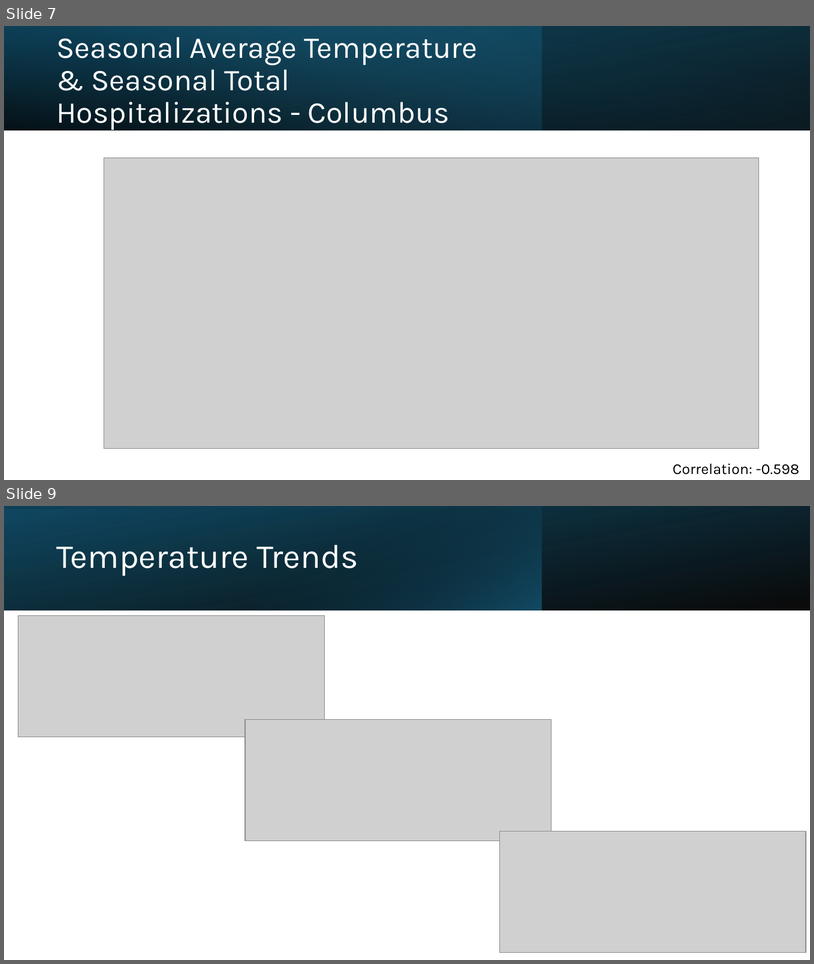
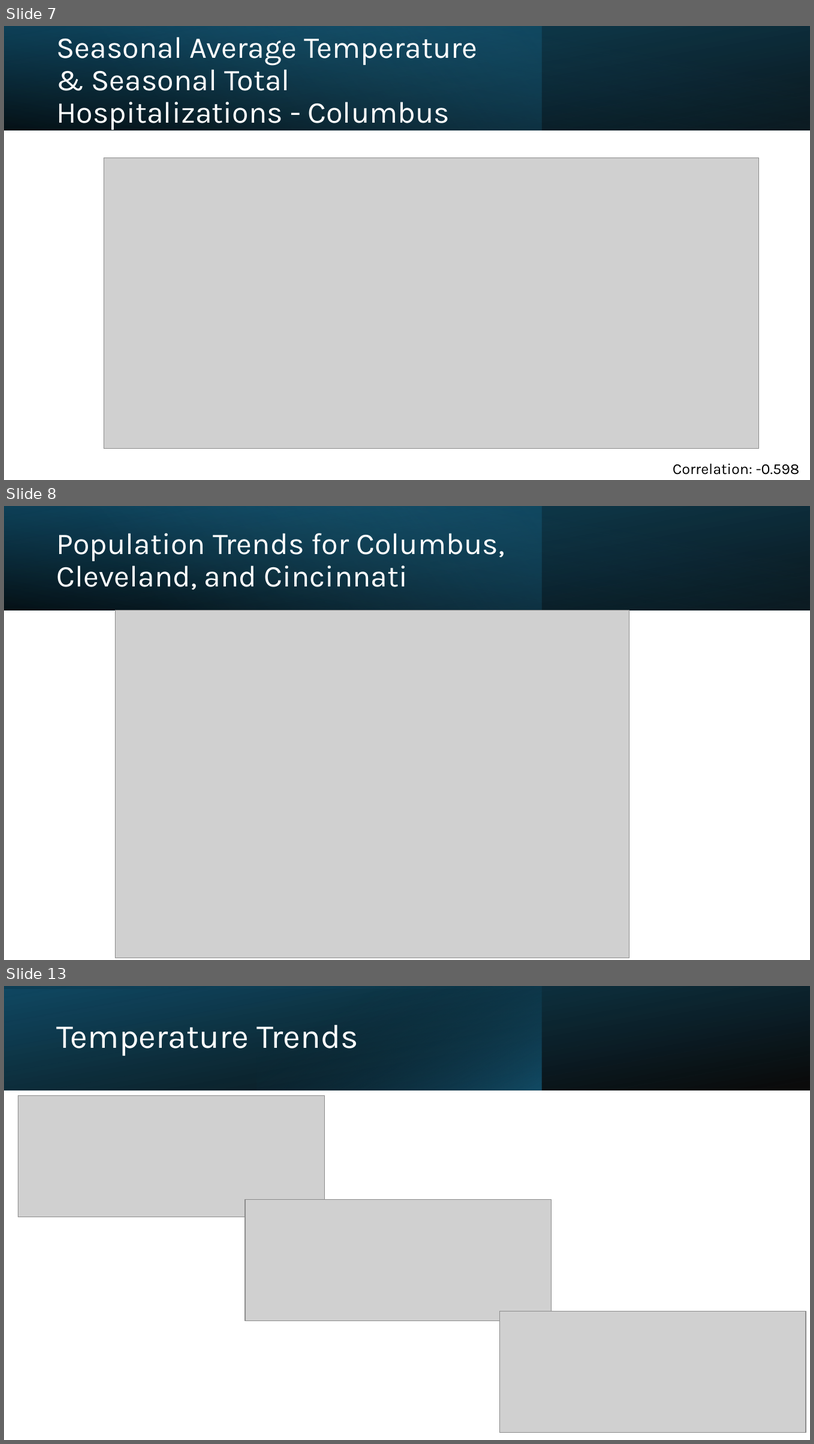
Before and after one commit to brian-campbell/ai-bootcamp-project-1, a slide deck: Project-1-Presentation.pptx. Shown one above the other, each under a label of ours: slides 7 and 9 before the commit, slides 7, 8 and 13 after it; the slides between them are not shown. The pictures are 814x964 and 814x1444 pixels, drawn with LibreOffice and Linux fonts; fonts in the diff are those of the drawing; grey boxes stand for pictures. Boxes give left, top, right and bottom in pixels: in the first picture for what was removed or moved away, otherwise in the second. Text is boxed around its words. In the diff, an @@ line names an element or a change of style, - is before the commit and + after.

```diff
--- a/Project-1-Presentation.pptx
+++ b/Project-1-Presentation.pptx
@@ slide 8 added at [4, 506, 810, 960], background #FFFFFF @@
@@ rectangle added at [4, 506, 810, 610], fill gradient #000000 to #104862 @@
@@ rectangle added at [4, 506, 542, 610], fill gradient #156082 to #46B1E1 @@
@@ rectangle added at [4, 506, 810, 610], fill gradient #000000 to #156082 @@
@@ title added at [56, 533, 504, 590], 36 pt, text #FFFFFF @@
+Population Trends for Columbus, Cleveland, and Cincinnati
@@ picture added at [116, 610, 630, 958] @@
@@ what was slide 9 is now slide 13 @@
```
Also in this commit, not shown: 1 slide changed, 4 other slides added, 1 slide removed, 1 other file.
